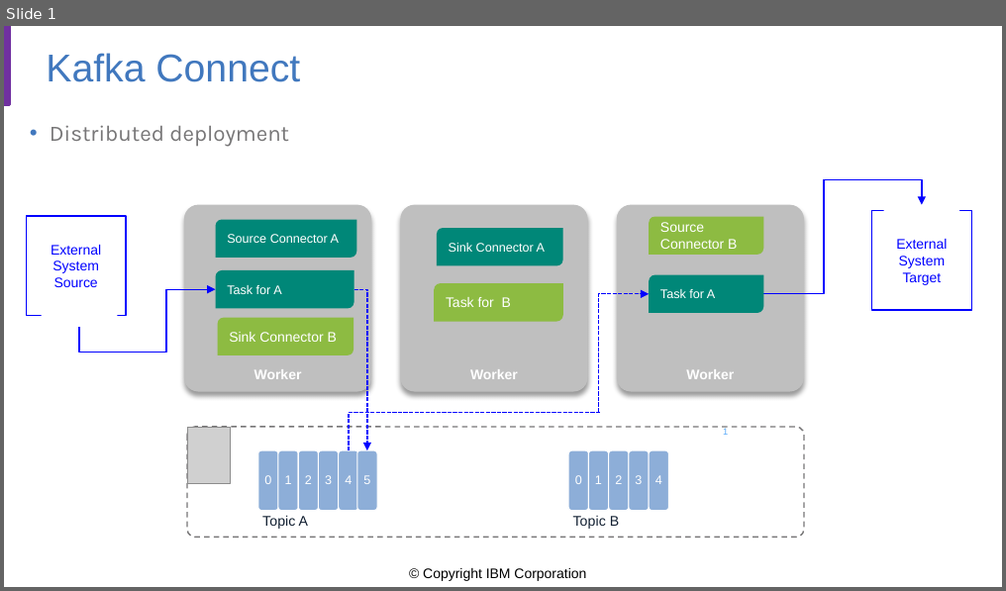
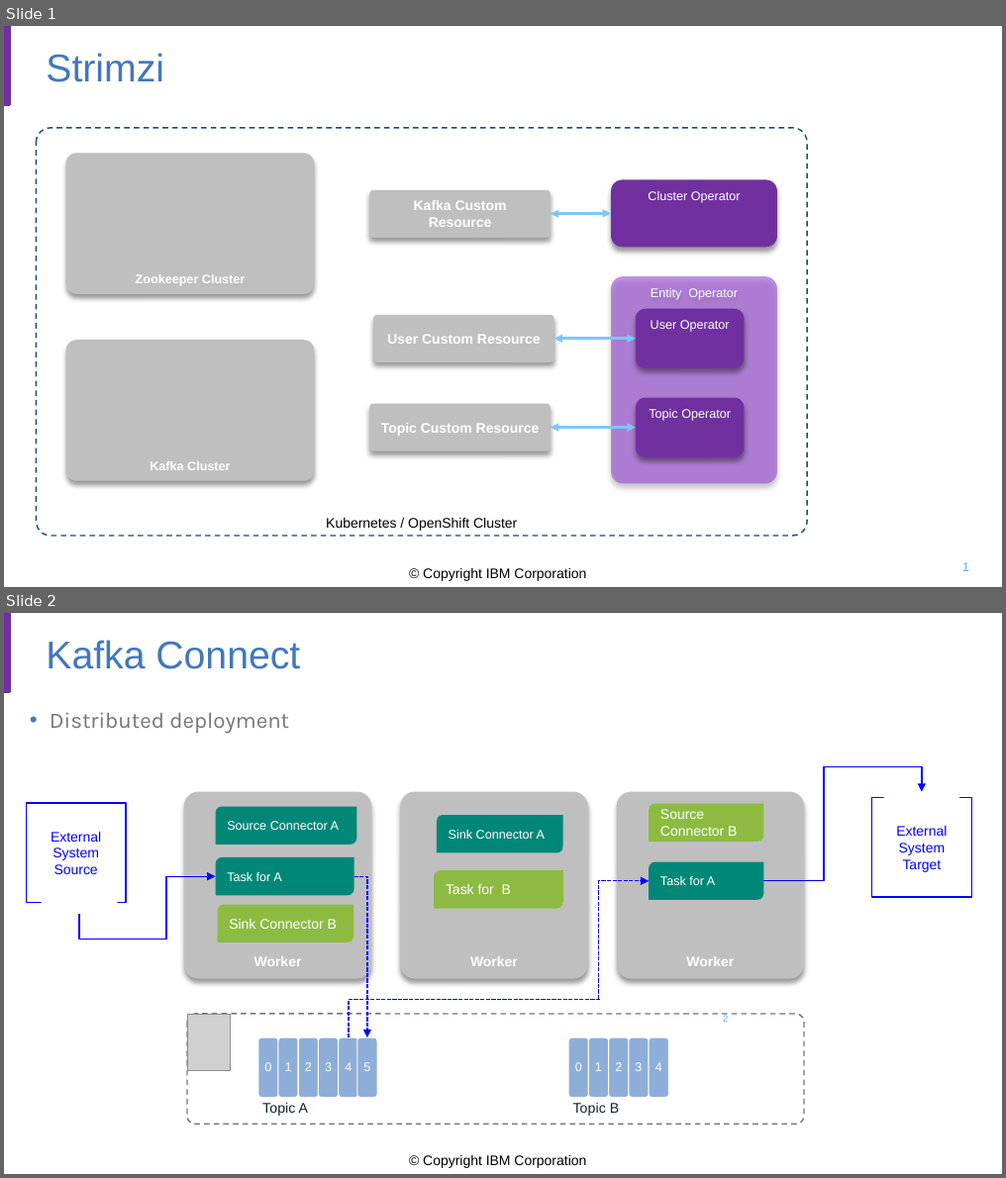
Before and after one commit to jbcodeforce/kafka-studies, a slide deck: docs/mm2-diagrams.pptx. Shown one above the other, each under a label of ours: slide 1 before the commit, slides 1 and 2 after it. The pictures are 1006x591 and 1006x1178 pixels, drawn with LibreOffice and Linux fonts; fonts in the diff are those of the drawing; grey boxes stand for pictures; background and template pictures are left out. Boxes give left, top, right and bottom in pixels: in the first picture for what was removed or moved away, otherwise in the second. Text is boxed around its words. In the diff, an @@ line names an element or a change of style, - is before the commit and + after.

Commit message:
work on strimzi explanation

```diff
--- a/docs/mm2-diagrams.pptx
+++ b/docs/mm2-diagrams.pptx
@@ slide 1 added at box(4, 26, 1002, 587), background #FFFFFF; not listed: 2 template elements that a slide beside it also shows @@
@@ title added at box(46, 53, 164, 82), 28 pt, text #4178BE @@
+Strimzi
@@ rounded rectangle added at box(36, 128, 807, 536), outline #144989 1 pt dashed, 10 pt, text #000000 @@
+Kubernetes / OpenShift Cluster
@@ rounded rectangle added at box(65, 153, 314, 293), fill #BFBFBF, 9 pt, text #FFFFFF, bold @@
+Zookeeper Cluster
@@ rounded rectangle added at box(369, 189, 549, 238), fill #BFBFBF, 10 pt, text #FFFFFF, bold @@
+Kafka Custom Resource
@@ rounded rectangle added at box(611, 179, 777, 247), fill #7030A0, 9 pt, text #FFFFFF @@
+Cluster Operator
@@ elbow double arrow added from (549, 214) to (611, 214), #7CC7FF 2 pt @@
@@ rounded rectangle added at box(611, 276, 777, 484), fill #953FDA at 55% opacity, 9 pt, text #FFFFFF @@
+Entity Operator
@@ rounded rectangle added at box(373, 315, 553, 364), fill #BFBFBF, 10 pt, text #FFFFFF, bold @@
+User Custom Resource
@@ rounded rectangle added at box(636, 308, 745, 369), fill #7030A0, 9 pt, text #FFFFFF @@
+User Operator
@@ rounded rectangle added at box(65, 341, 314, 481), fill #BFBFBF, 9 pt, text #FFFFFF, bold @@
+Kafka Cluster
@@ elbow double arrow added from (553, 339) to (636, 339), #7CC7FF 2 pt @@
@@ rounded rectangle added at box(369, 404, 549, 452), fill #BFBFBF, 10 pt, text #FFFFFF, bold @@
+Topic Custom Resource
@@ rounded rectangle added at box(636, 398, 745, 458), fill #7030A0, 9 pt, text #FFFFFF @@
+Topic Operator
@@ elbow double arrow added from (549, 427) to (636, 428), #7CC7FF 2 pt @@
@@ page number added at box(962, 563, 969, 571), 9 pt, text #5AAAFA @@
+1
@@ what was slide 1 is now slide 2 @@
@@ page number at box(723, 1015, 728, 1022): text changed @@
-1
+2
```
Also in this commit, not shown: 5 other files.
